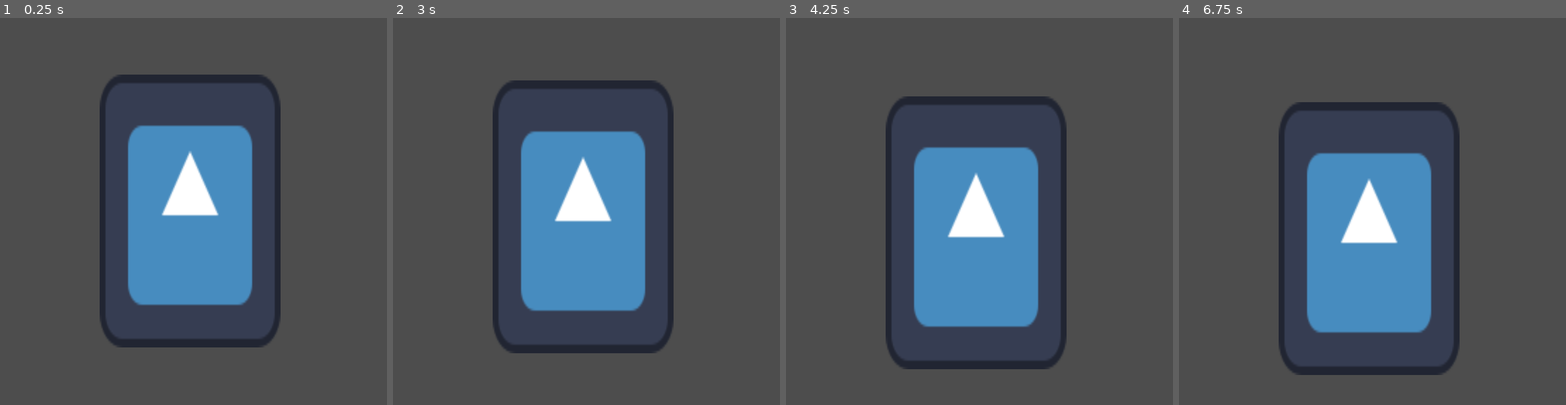
Above: before the commit, frames 1-4 (left to right).
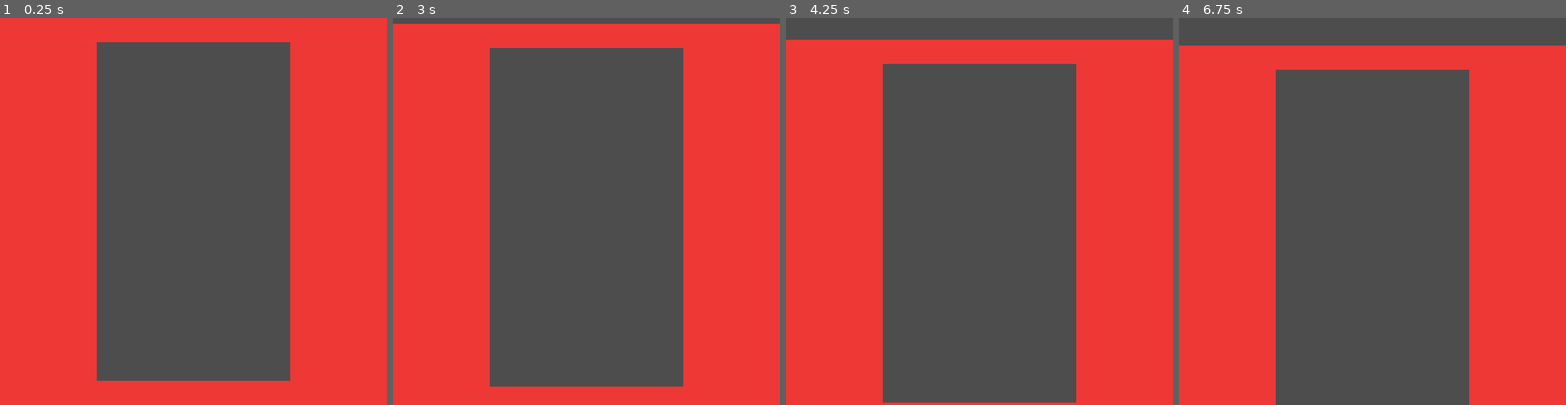
Above: after the commit, the same moments.

Repository: nugamestudioclub/GGJ_Scroller
Game: Godot game, scene res://node_2d.tscn
The game is run twice, just before and just after one commit, with the same random seed, the same clock (stepped at 60 frames per second) and the same inputs. The engine's default icon, where the game draws it, is replaced by a stand-in: a white triangle on a blue panel in a dark square.
Inputs:
- Up to frame 1 (0.25 s): no input
- Up to frame 2 (3 s): tap Enter at 0.5, 2 s; hold Right (Right) 0.53-1.28 s; tap Space at 1.25, 2.75 s; hold Left (Left) 1.28-2.03 s; hold Right (Right) 2.03-2.78 s; hold Up (Up) from 2.78 s (still down)
- Up to frame 3 (4.25 s): release Up (Up) at 3.53 s; hold Left (Left) from 3.53 s (still down)
- Up to frame 4 (6.75 s): tap Enter at 4.25 s; tap Space at 5 s; release Left (Left) at 5.78 s; hold Right (Right) 5.78-6.53 s; hold Up (Up) from 6.53 s (still down)

The runs differ from the first frame. In frame 1, 75% of the frame differs, in the area x 0-100%, y 0-100%; in frame 2, 74%; in frame 3, 70%; in frame 4, 69%.

Commit message:
Phone Outline

Diff:
--- a/node_2d.tscn
+++ b/node_2d.tscn
@@ -1,14 +1,13 @@
 [gd_scene load_steps=3 format=3 uid="uid://w0i2lickyadg"]
 
-[ext_resource type="Texture2D" uid="uid://dkshqrs1mppjv" path="res://icon.svg" id="1_kiffw"]
+[ext_resource type="Texture2D" uid="uid://busgkyi2e2h1s" path="res://PhoneOutline.png" id="1_dfiyt"]
 [ext_resource type="Script" path="res://script1.gd" id="2_kiy3f"]
 
 [node name="Node2D" type="Node2D"]
 
 [node name="Phone" type="Sprite2D" parent="."]
-position = Vector2(393, 399)
-scale = Vector2(2.91516, 4.40554)
-texture = ExtResource("1_kiffw")
+position = Vector2(400, 400)
+texture = ExtResource("1_dfiyt")
 script = ExtResource("2_kiy3f")
 
 [node name="Platformer" type="Node2D" parent="."]
Binary file added: PhoneOutline.png
Not shown, added: PhoneOutline.png.import
